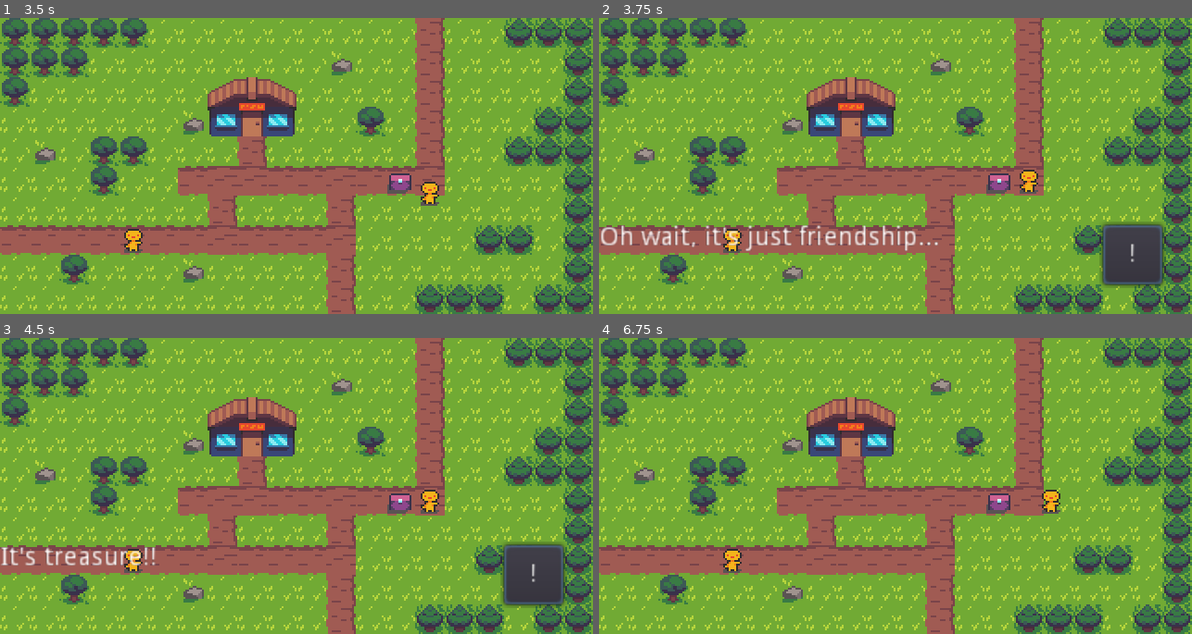
Above: before the commit, frames 1-4 (two rows, left to right).
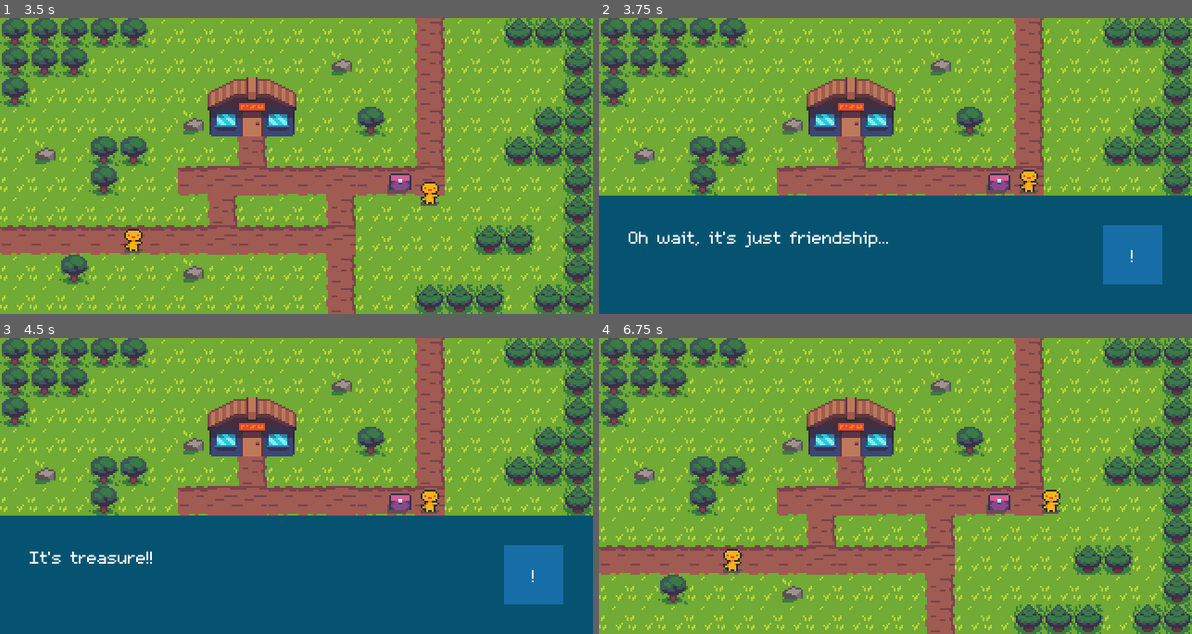
Above: after the commit, the same moments.

Repository: seanoneillcode/fatasy-tactics-2
Game: Godot game, scene res://Game.tscn
Two runs of this game, one before a commit and one after it. Both use one fixed random seed, a clock stepped at 60 frames per second and the inputs below.
Inputs:
- Up to frame 1 (3.5 s): tap Enter (ui_accept) at 0.5, 0.6, 0.77, 1.07, 1.35, 1.52, 1.82, 2.1, 2.85, 3.02, 3.32 s; hold D (ui_right) 0.53-1.28 s; hold S (ui_down) 1.28-2.03 s; hold D (ui_right) 2.03-2.78 s; hold W (ui_up) from 2.78 s (still down)
- Up to frame 2 (3.75 s): release W (ui_up) at 3.53 s; hold A (ui_left) from 3.53 s (still down); tap Enter (ui_accept) at 3.6 s
- Up to frame 3 (4.5 s): keep holding A (ui_left); tap Enter (ui_accept) at 3.77, 4.07, 4.35 s
- Up to frame 4 (6.75 s): tap Enter (ui_accept) at 4.52, 4.82, 5.1, 6.5, 6.6 s; release A (ui_left) at 5.03 s; hold S (ui_down) 5.03-5.75 s; click "!" at 5.75 s; hold D (ui_right) from 6.53 s (still down)

Frame 1 is identical in both runs. In frame 2, 40% of the frame differs, in the area x 0-100%, y 60-100%; in frame 3, 40%; in frame 4, nothing differs.

Commit message:
trying to wire up death and combat

Diff:
--- a/Game.gd
+++ b/Game.gd
@@ -6,25 +6,28 @@
 const PLAYER_WIN = "res://dialogue/dialogue_data/player_won.json"
 const PLAYER_LOSE = "res://dialogue/dialogue_data/player_lose.json"
 
+var combat_screen_instance
+
 func _ready():
 	exploration_screen = get_node(exploration_screen)
-	combat_screen = get_node(combat_screen)
-	combat_screen.connect("combat_finished", self, "_on_combat_finished")
+	combat_screen_instance = get_node(combat_screen)
+	combat_screen_instance.connect("combat_finished", self, "_on_combat_finished")
 	for n in $Exploration/Grid.get_children():
 		if not n.has_node("DialoguePlayer"):
 			continue
 		if n.type == "opponent":
 			n.connect("opponent_start_combat", self, "_on_opponent_start_combat")
-	remove_child(combat_screen)
+	remove_child(combat_screen_instance)
 
 
 func start_combat(combat_actors):
+
 	remove_child($Exploration)
 	$AnimationPlayer.play("fade")
 	yield($AnimationPlayer, "animation_finished")
-	add_child(combat_screen)
-	combat_screen.show()
-	combat_screen.initialize(combat_actors)
+	add_child(combat_screen_instance)
+	combat_screen_instance.show()
+	combat_screen_instance.initialize(combat_actors)
 	$AnimationPlayer.play_backwards("fade")
 
 
@@ -36,20 +39,20 @@
 	start_combat(combatants)
 
 
-func _on_combat_finished(winner, _loser):
+func _on_combat_finished(winner):
 
-	remove_child(combat_screen)
+	remove_child(combat_screen_instance)
+	combat_screen_instance.queue_free()
 	$AnimationPlayer.play_backwards("fade")
 	add_child(exploration_screen)
 	var dialogue = load("res://dialogue/dialogue_player/DialoguePlayer.tscn").instance()
-	if winner.name == "Player":
+	if winner == "a":
 		dialogue.dialogue_file = PLAYER_WIN
 	else:
-		_loser.lost = true
 		dialogue.dialogue_file = PLAYER_LOSE
 	yield($AnimationPlayer, "animation_finished")
 	var player = $Exploration/Grid/Player
 	exploration_screen.get_node("Node2D/DialogueUI").show_dialogue(player, dialogue)
-	combat_screen.clear_combat()
+#	combat_screen_instance.clear_combat()
 	yield(dialogue, "dialogue_finished")
 	dialogue.queue_free()
--- a/combat/Combat.gd
+++ b/combat/Combat.gd
@@ -3,7 +3,8 @@
 signal combat_finished(winner, loser)
 
 func _ready():
-	initialize($TempNode.combat_actor)
+	print("ready")
+#	initialize($TempNode.combat_actor)
 
 
 func initialize(combat_combatants):
@@ -11,7 +12,7 @@
 		var combatant_instance = combatant.instance()
 		if combatant_instance is Combatant:
 			$TileMap.add_combatant(combatant_instance)
-			combatant_instance.get_node("Health").connect("dead", self, "_on_combatant_death", [combatant_instance])
+			combatant_instance.connect("death", self, "_on_combatant_death")
 		else:
 			combatant_instance.queue_free()
 	$TurnQueue.initialize()
@@ -22,17 +23,23 @@
 		n.queue_free()
 
 
-func finish_combat(winner, loser):
-	emit_signal("combat_finished", winner, loser)
+func finish_combat(winner):
+	print("combat finished, winner: ", winner)
+	emit_signal("combat_finished", winner)
 
 
-func _on_combatant_death(combatant):
-	var winner
-	if not combatant.name == "Player":
-		winner = $TileMap/Player
-	else:
-		for n in $TileMap.get_children():
-			if not n.name == "Player":
-				winner = n
-				break
-	finish_combat(winner, combatant)
+func _on_combatant_death():
+	var teamA = 0
+	var teamB = 0
+	for n in $TileMap.get_children():
+		if n.team == "a" && !n.is_dead():
+			teamA += 1
+		if n.team == "b" && !n.is_dead():
+			teamB += 1
+	if teamA == 0:
+		print("team b wins")
+		# handle this
+		finish_combat("b")
+	if teamB == 0:
+		print("team a wins")
+		finish_combat("a")
--- a/combat/Combat.tscn
+++ b/combat/Combat.tscn
@@ -6,8 +6,6 @@
 [ext_resource path="res://combat/pointer.png" type="Texture" id=4]
 [ext_resource path="res://combat/TileMap.gd" type="Script" id=5]
 [ext_resource path="res://combat/Pointer.gd" type="Script" id=6]
-[ext_resource path="res://combat/combatants/Player.tscn" type="PackedScene" id=7]
-[ext_resource path="res://combat/combatants/Opponent.tscn" type="PackedScene" id=8]
 [ext_resource path="res://combat/TempNode.gd" type="Script" id=9]
 [ext_resource path="res://combat/PlayerController.gd" type="Script" id=10]
 [ext_resource path="res://combat/move_tileset.tres" type="TileSet" id=11]
@@ -116,7 +114,6 @@
 
 [node name="TempNode" type="Node" parent="."]
 script = ExtResource( 9 )
-combat_actor = [ ExtResource( 7 ), ExtResource( 7 ), ExtResource( 7 ), ExtResource( 8 ) ]
 
 [node name="PlayerController" type="Node" parent="."]
 script = ExtResource( 10 )
@@ -125,6 +122,7 @@
 player_action_list = NodePath("../PlayerActionList")
 
 [node name="TargetPointer" type="Node2D" parent="PlayerController"]
+visible = false
 position = Vector2( 112, 16 )
 z_index = 5
 script = ExtResource( 17 )
@@ -139,6 +137,7 @@
 anims/bounce = SubResource( 2 )
 
 [node name="Pointer" type="Node2D" parent="PlayerController"]
+visible = false
 position = Vector2( 112, 16 )
 z_index = 20
 script = ExtResource( 6 )
@@ -152,6 +151,7 @@
 anims/bounce = SubResource( 1 )
 
 [node name="StartPointer" type="Node2D" parent="PlayerController"]
+visible = false
 position = Vector2( 112, 16 )
 z_index = 5
 
--- a/combat/PlayerController.gd
+++ b/combat/PlayerController.gd
@@ -107,14 +107,13 @@
 		print("error")
 		return
 	# check if hit
-	if rng.randi_range(0,2) == 0: # 1 in  6
+	if rng.randi_range(0,8) == 0: # 1 in 8
 		print("miss")
 		target.evade_attack()
 		end_turn()
 		return
 	var dmg = 10 + rng.randi_range(0,2)
 	target.apply_damage(dmg)
-	print(target.name, " took damge: ", dmg)
 	end_turn()
 
 
--- a/combat/TurnQueue.gd
+++ b/combat/TurnQueue.gd
@@ -14,6 +14,10 @@
 
 
 func initialize():
+	teamA = []
+	teamB = []
+	currentTeam = "a"
+	queue = []
 	for combatant in combatants_list.get_children():
 		if combatant.team == "a":
 			teamA.append(combatant)
--- a/combat/combatants/Combatant.gd
+++ b/combat/combatants/Combatant.gd
@@ -1,6 +1,8 @@
 class_name Combatant
 extends Node2D
 
+
+signal death
 
 export(int) var damage = 1
 export(int) var defense = 1
@@ -8,6 +10,7 @@
 var moves = 3
 signal turn_finished
 var isDone = false
+var isDead = false
 
 var target_position = Vector2()
 var start_pos = Vector2()
@@ -18,6 +21,10 @@
 export var abilities = ["done"]
 
 var state = ""
+
+func _ready():
+	$Health.connect("dead", self, "show_death")
+
 
 func _process(delta):
 	if moving:
@@ -69,7 +76,18 @@
 	$Sprite/AnimationPlayer.play("take_damage")
 	$Label.text = String(amount)
 	$Label/AnimationPlayer.play("miss")
-	end_turn()
+	if is_dead():
+		emit_signal("death")
+
+
+func is_dead():
+	return $Health.life < 0
+
+
+func show_death():
+	print("showing death")
+	$Dead.show()
+	$Sprite.hide()
 
 
 func end_turn():
--- a/combat/combatants/Combatant.tscn
+++ b/combat/combatants/Combatant.tscn
@@ -1,9 +1,10 @@
-[gd_scene load_steps=6 format=2]
+[gd_scene load_steps=7 format=2]
 
 [ext_resource path="res://combat/combatants/Combatant.gd" type="Script" id=1]
 [ext_resource path="res://combat/combatants/Health.gd" type="Script" id=2]
 [ext_resource path="res://combat/combatants/sprites/Sprite.tscn" type="PackedScene" id=3]
 [ext_resource path="res://theme/theme.tres" type="Theme" id=4]
+[ext_resource path="res://combat/combatants/sprites/yellow-dead.png" type="Texture" id=5]
 
 [sub_resource type="Animation" id=1]
 resource_name = "miss"
@@ -58,3 +59,8 @@
 
 [node name="AnimationPlayer" type="AnimationPlayer" parent="Label"]
 anims/miss = SubResource( 1 )
+
+[node name="Dead" type="Sprite" parent="."]
+visible = false
+position = Vector2( 8, 8 )
+texture = ExtResource( 5 )
--- a/combat/combatants/Health.gd
+++ b/combat/combatants/Health.gd
@@ -5,16 +5,11 @@
 
 export var life = 0
 export var max_life = 100
-export var base_armor = 0
-var armor = 0
-
-func _ready():
-	armor = base_armor
 
 
 func take_damage(damage):
-	life = life - damage + armor
-	if life <= 0:
+	life = life - damage
+	if life < 0:
 		emit_signal("dead")
 	else:
 		emit_signal("health_changed", life)
--- a/combat/combatants/Opponent.tscn
+++ b/combat/combatants/Opponent.tscn
@@ -1,8 +1,9 @@
-[gd_scene load_steps=4 format=2]
+[gd_scene load_steps=5 format=2]
 
 [ext_resource path="res://combat/combatants/Combatant.tscn" type="PackedScene" id=1]
 [ext_resource path="res://combat/combatants/Opponent.gd" type="Script" id=2]
 [ext_resource path="res://combat/combatants/sprites/skeleton.png" type="Texture" id=3]
+[ext_resource path="res://combat/combatants/sprites/skeleton-dead.png" type="Texture" id=4]
 
 [node name="Opponent" instance=ExtResource( 1 )]
 script = ExtResource( 2 )
@@ -11,8 +12,7 @@
 abilities = [ "done", "strike" ]
 
 [node name="Health" parent="." index="0"]
-life = 7
-max_life = 7
+life = 30
 
 [node name="Body" parent="Sprite" index="1"]
 texture = ExtResource( 3 )
@@ -20,4 +20,7 @@
 [node name="Timer" type="Timer" parent="." index="2"]
 one_shot = true
 
+[node name="Dead" parent="." index="4"]
+texture = ExtResource( 4 )
+
 [editable path="Sprite"]
--- a/dialogue/interface/Interface.tscn
+++ b/dialogue/interface/Interface.tscn
@@ -1,24 +1,36 @@
-[gd_scene load_steps=2 format=2]
+[gd_scene load_steps=3 format=2]
 
+[ext_resource path="res://theme/theme.tres" type="Theme" id=1]
 [ext_resource path="res://dialogue/interface/Interface.gd" type="Script" id=2]
 
 [node name="Interface" type="Control"]
 anchor_right = 1.0
 anchor_bottom = 1.0
+theme = ExtResource( 1 )
 script = ExtResource( 2 )
 __meta__ = {
 "_edit_use_anchors_": false
 }
 
+[node name="Panel" type="Panel" parent="."]
+margin_top = 96.0
+margin_right = 320.0
+margin_bottom = 160.0
+__meta__ = {
+"_edit_use_anchors_": false
+}
+
 [node name="Name" type="RichTextLabel" parent="."]
-margin_top = 80.0
-margin_right = 192.0
-margin_bottom = 96.0
+margin_left = 16.0
+margin_top = 96.0
+margin_right = 208.0
+margin_bottom = 112.0
 
 [node name="Text" type="RichTextLabel" parent="."]
+margin_left = 16.0
 margin_top = 112.0
-margin_right = 240.0
-margin_bottom = 152.0
+margin_right = 256.0
+margin_bottom = 160.0
 
 [node name="Button" type="Button" parent="."]
 margin_left = 272.0
Not shown: 1 places in combat/Combat.tscn that only renumber resources
Binary file added: combat/combatants/sprites/skeleton-dead.png
Not shown, added: combat/combatants/sprites/skeleton-dead.png.import
Binary file added: combat/combatants/sprites/yellow-dead.png
Not shown, added: combat/combatants/sprites/yellow-dead.png.import
